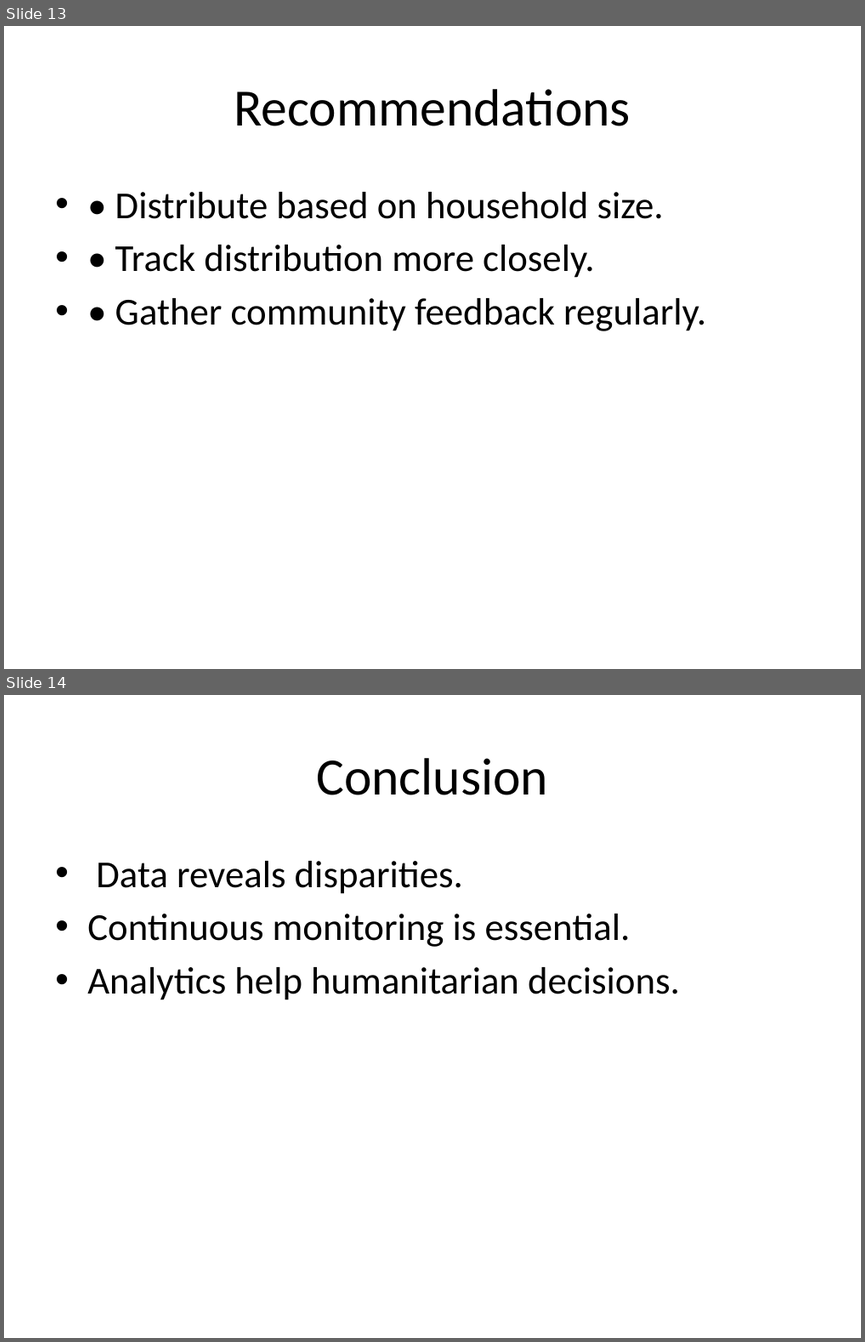
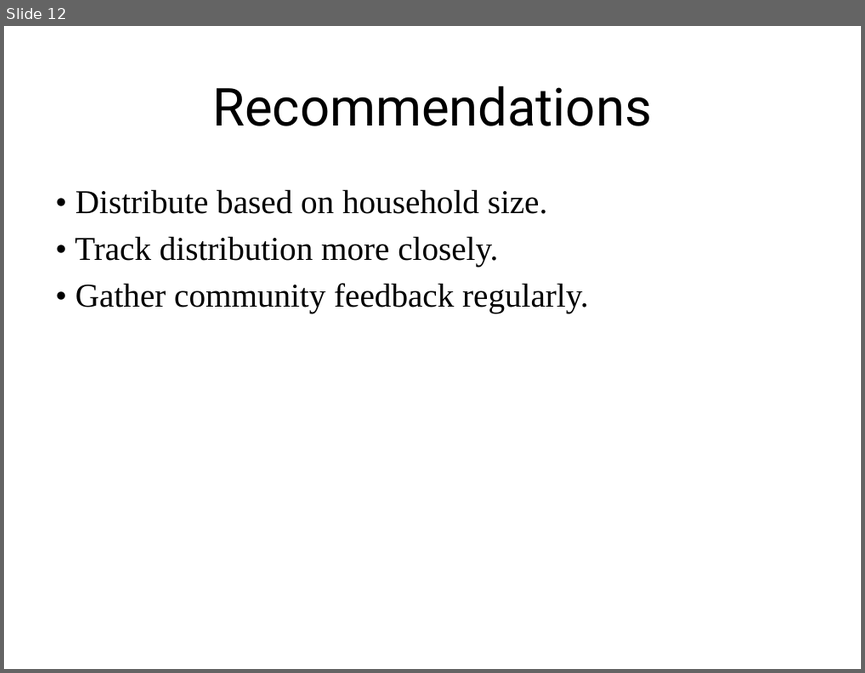
Before and after one commit to JavierWolvie/Data-Analytics, a slide deck: TABLEAU/Kakuma_Food_Distribution_Analysis_Presentation.pptx. Shown one above the other, each under a label of ours: slides 13 and 14 before the commit, slide 12 after it. The pictures are 865x1342 and 865x673 pixels, drawn with LibreOffice and Linux fonts; fonts in the diff are those of the drawing. Boxes give left, top, right and bottom in pixels: in the first picture for what was removed or moved away, otherwise in the second. Text is boxed around its words. In the diff, an @@ line names an element or a change of style, - is before the commit and + after.

```diff
--- a/TABLEAU/Kakuma_Food_Distribution_Analysis_Presentation.pptx
+++ b/TABLEAU/Kakuma_Food_Distribution_Analysis_Presentation.pptx
@@ slide 14 removed at (x1=4, y1=695, x2=861, y2=1338), background #FFFFFF @@
@@ title removed at (x1=316, y1=758, x2=548, y2=795) @@
-Conclusion
@@ text removed at (x1=87, y1=861, x2=680, y2=1000) @@
-• Data reveals disparities.
-• Continuous monitoring is essential.
-• Analytics help humanitarian decisions.
@@ what was slide 13 is now slide 12 @@
@@ slide 12 changed as well @@
@@ title "Recommendations" at (x1=212, y1=86, x2=652, y2=126): font Calibri to Roboto @@
@@ text "• Distribute based on household ..." at (x1=75, y1=189, x2=588, y2=313): size 32 to 28 pt, font Calibri to Times New Roman; bullet • to none @@
```
Also in this commit, not shown: 10 other slides changed, 2 slides added, 2 other slides removed.
